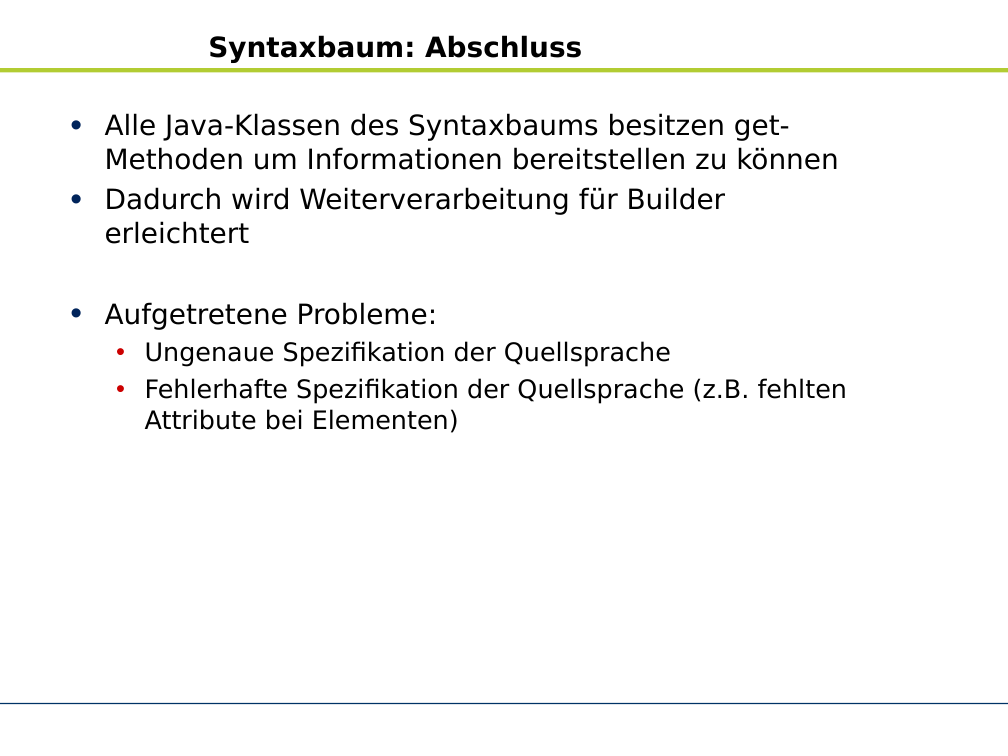
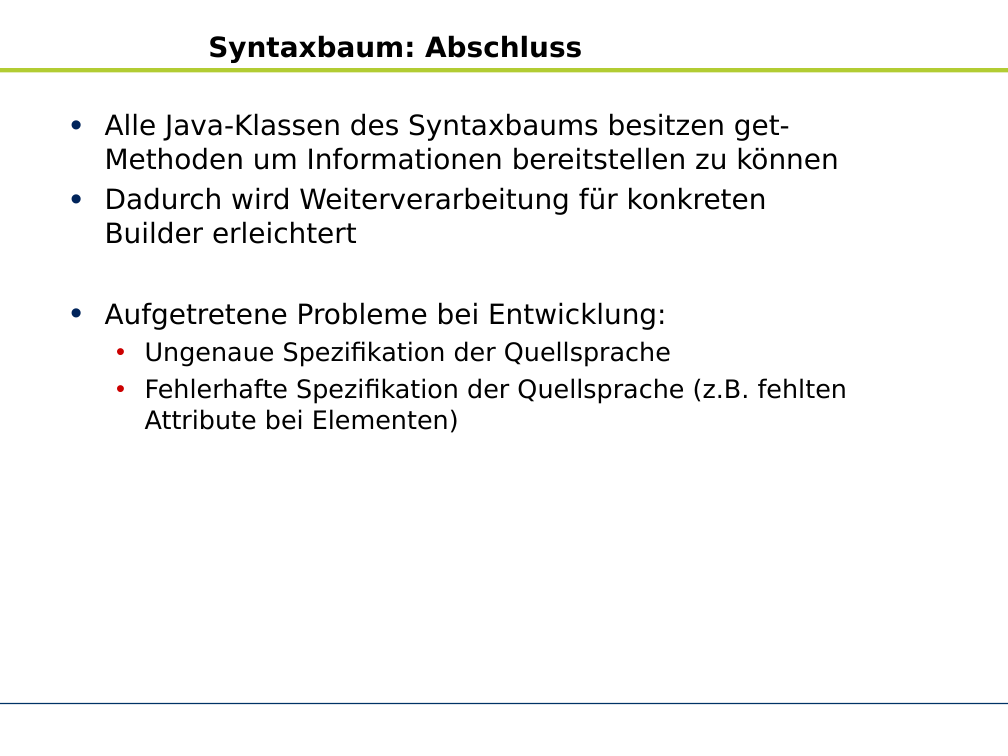
Before and after one commit to zhongxinhua/sose10-swp-uebersetzerbau, a slide deck: slide 12 of trunk/dokumentation/AR_SWP Uebersetzerbau (SS10)_v2.pptx. Drawn at 1008x756 pixels with LibreOffice and Linux fonts; fonts in the diff are those of the drawing; background and template pictures are left out. Boxes give left, top, right and bottom in pixels: in the first picture for what was removed or moved away, otherwise in the second. Text is boxed around its words. In the diff, an @@ line names an element or a change of style, - is before the commit and + after.

```diff
--- a/trunk/dokumentation/AR_SWP Uebersetzerbau (SS10)_v2.pptx
+++ b/trunk/dokumentation/AR_SWP Uebersetzerbau (SS10)_v2.pptx
@@ text at (105,187,767,330): text changed @@
-• Dadurch wird Weiterverarbeitung für Builder erleichtert
-• Aufgetretene Probleme:
+• Dadurch wird Weiterverarbeitung für konkreten Builder erleichtert
+• Aufgetretene Probleme bei Entwicklung:
```
Also in this commit, not shown: 5 other slides changed, 6 slides added, 2 slides removed.
